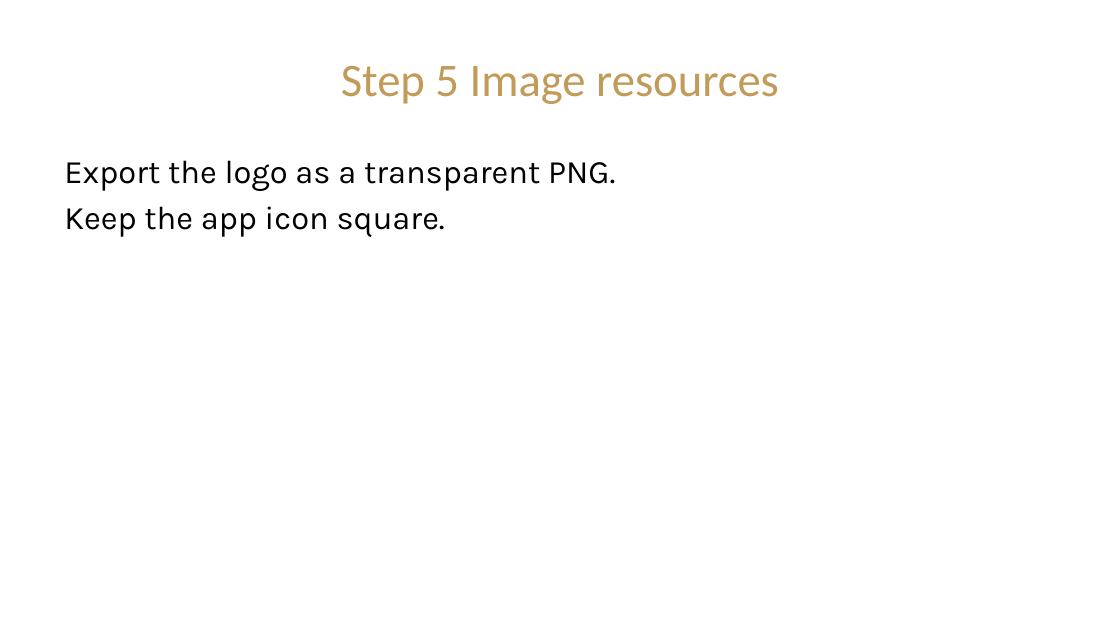
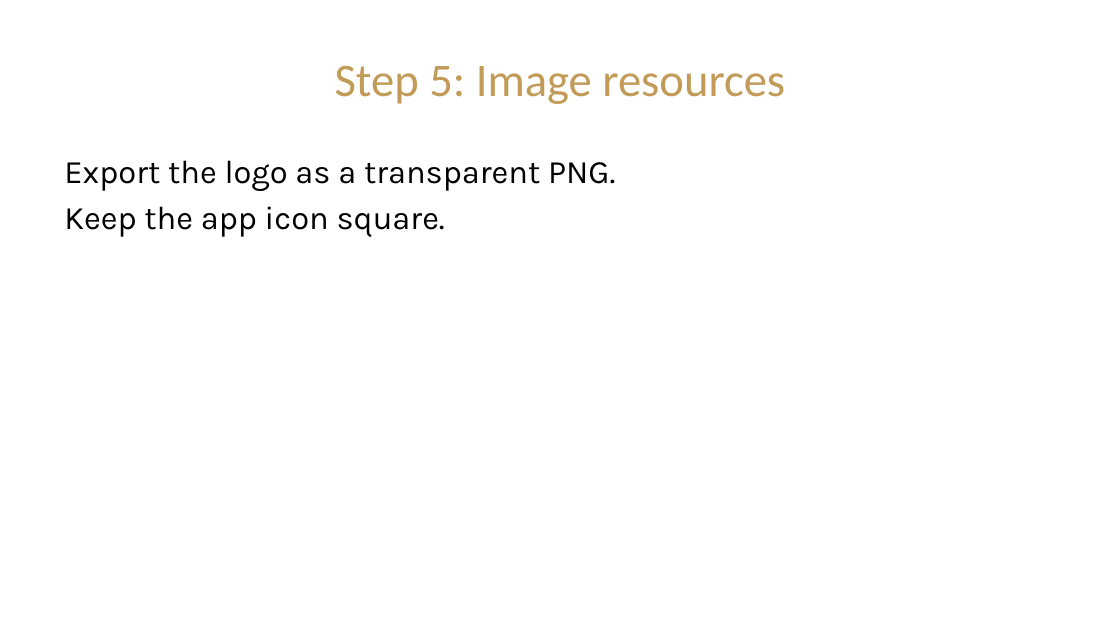
Before and after one commit to CIST-2220-Fall-2026/ProjectCostEstimator-RJG, a slide deck: slide 7 of Presentations/Module_1_Build_the_IoT_Estimator_Presentation.pptx (slide 5 before the commit). Drawn at 1120x630 pixels with LibreOffice and Linux fonts; fonts in the diff are those of the drawing; background and template pictures are left out. Boxes give left, top, right and bottom in pixels: in the first picture for what was removed or moved away, otherwise in the second. Text is boxed around its words. In the diff, an @@ line names an element or a change of style, - is before the commit and + after.

```diff
--- a/Presentations/Module_1_Build_the_IoT_Estimator_Presentation.pptx
+++ b/Presentations/Module_1_Build_the_IoT_Estimator_Presentation.pptx
@@ title at box(335, 65, 785, 104): text changed @@
-Step 5 Image resources
+Step 5: Image resources
```
Also in this commit, not shown: 12 other slides changed, 4 slides added, 1 slide removed, 11 other files.
